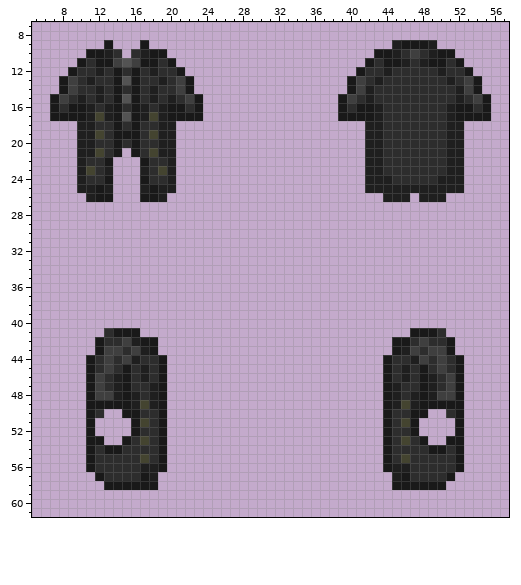
One commit to this pixel-art sprite: Resources/Textures/_c4llv07e/JensenBulletProof.rsi/equipped-OUTERCLOTHING.png. Above, as it was before the edit.
The file is 64x64 pixels. Colours within 5 levels of each other are drawn and written as one. Shown: x 5..57, y 7..61.
New version:
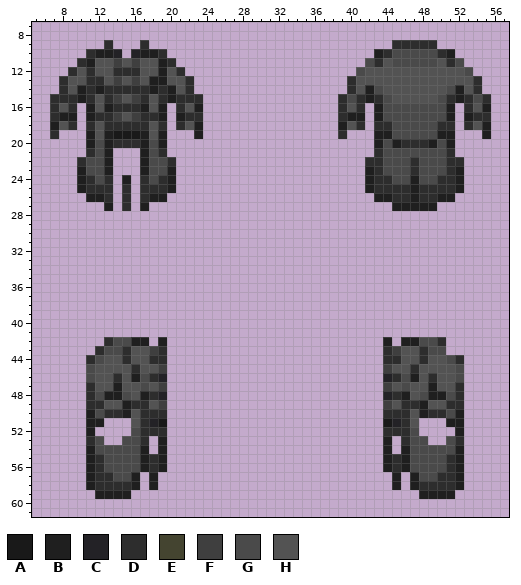
Palette (. is transparent): A #191919  B #1f1f1f  C #232226  D #2d2d2d  E #444430  F #3f3f3f  G #4a4a4a  H #535353
The exact change:
Changed rows in their new state; - is an unchanged pixel.
first column x 7:
 9 ------D---D---------------------------DDDDD------
10 ----DB-C-C-BD-----------------------BDGGGGGDB----
11 ---DBHH---HHBD---------------------G-HGGGGGH-G---
12 --DH-HHD-DHHBHD-------------------GHHHHHHHHHHHG--
13 -DHHD-HF-FHB-HHD-----------------DHHHHHHHHHHHHHD-
14 -DHB---D-D---BHD-----------------DH-GHHHHHHHG-HD-
15 DD---H-F-F-H---DD---------------DG---GHHHHHG---GD
16 DHD.-H-D-D-H-.DHB---------------DHD.-GGGGGGG-.DHB
17 DBB.-DDF-FDD-.BDD---------------DBB.-GGGGGGG-.BDD
18 BHD.DH-D-D-HD.DHB---------------BHD.D-GGGGG-D.DHB
19 D--.-HB---BH-.--B---------------D--.-BGGGGGB-.--B
20 ---.-GBD-DBG-.---------------------.-GB---BG-.---
21 ---.DGB.-.BGD.---------------------.DGGGGGGGD.---
22 ---DGGB---BGGD---------------------DDGGG-GGGDD---
23 ----GG-----GG-----------------------DGGG-GGGD----
24 -----GD-B-DG------------------------DDGGBGGDD----
25 ----DDD-D-DDD-----------------------DDDD-DDDD----
26 -----BD-D-DB------------------------B-DDBDD-B----
27 ------B-D-B---------------------------BBBBB------
first column x 11:
41 --....------------------------------....--
42 -.-GG-B.B------------------------B.BBGG-.-
43 -DGG-HHFD------------------------DFHH-GG.-
44 DGHHDHH-D------------------------D-HHDHHGD
45 GHHHH-HHF------------------------FHH-HHHHG
46 GHHDHBG-C------------------------C-GBHDHHG
47 DHH-HHGHF------------------------FHGHH-HHD
48 DGB-GHBDC------------------------CDBHG-BGD
49 DDHHBDDHF------------------------FHDDBHHDD
50 BGDDBH--D------------------------D--HBDDGB
51 BB---HDC--------------------------CDH---BB
52 B----G--D------------------------D--G----B
53 DG--GGD.B------------------------B.DGG--GD
54 BGGGGGB.B------------------------B.BGGGGGB
55 B-GGGGB-B------------------------B-BGGGG-B
56 B-GGGG-DB------------------------BD-GGGG-B
57 BD-GGB.----------------------------.BGG-DB
58 BDDDDB.B--------------------------B.BDDDDB
59 -BBBB--------------------------------BBBB-
Boxes around the changes in both pictures, in picture pixels (x1, y1, x2, y2):
changed: (50, 40, 203, 211)
changed: (338, 40, 491, 211)
changed: (86, 328, 167, 499)
changed: (383, 328, 464, 499)
